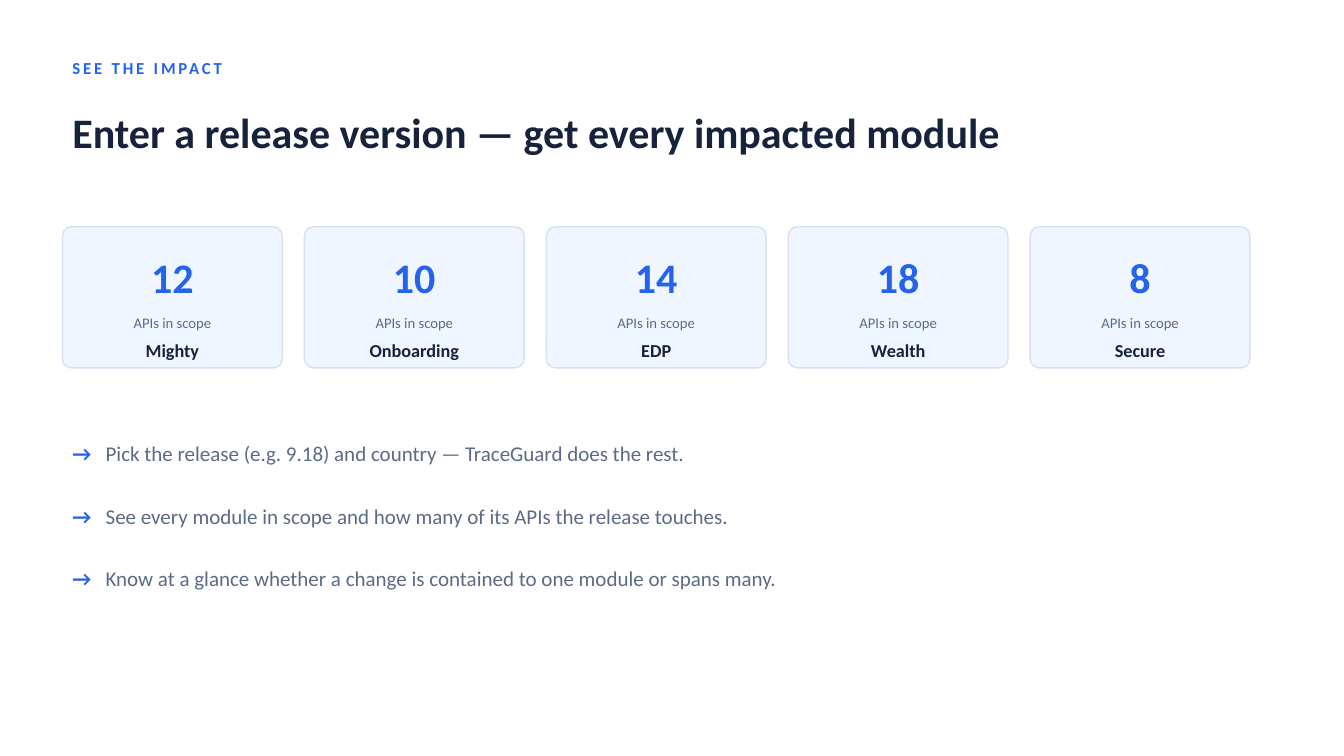
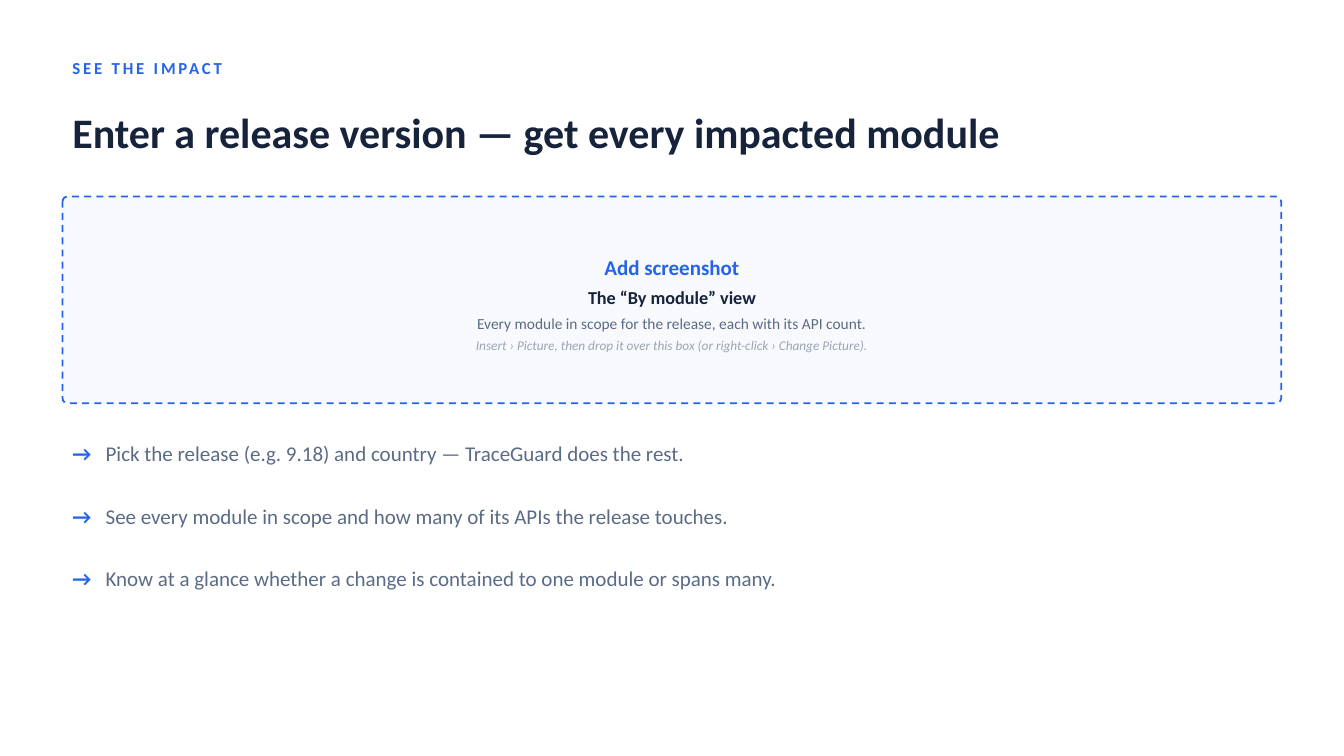
Before and after one commit to arjunramanjanappa/Camel-Routes-API-Tracing, a slide deck: slide 4 of docs/TraceGuard-Executive.pptx. Drawn at 1344x756 pixels with LibreOffice and Linux fonts; fonts in the diff are those of the drawing. Boxes give left, top, right and bottom in pixels: in the first picture for what was removed or moved away, otherwise in the second. Text is boxed around its words. In the diff, an @@ line names an element or a change of style, - is before the commit and + after.

```diff
--- a/docs/TraceGuard-Executive.pptx
+++ b/docs/TraceGuard-Executive.pptx
@@ rounded rectangle added at [63, 197, 1281, 403], fill #F7F9FC, outline #2563EB 1.25 pt dashed @@
@@ rounded rectangle removed at [63, 227, 282, 368] @@
@@ rounded rectangle removed at [304, 227, 524, 368] @@
@@ rounded rectangle removed at [546, 227, 766, 368] @@
@@ rounded rectangle removed at [788, 227, 1008, 368] @@
@@ rounded rectangle removed at [1030, 227, 1250, 368] @@
@@ text removed at [151, 265, 193, 293] @@
-12
@@ text removed at [393, 265, 435, 294] @@
-10
@@ text added at [476, 260, 867, 352], 9.5 pt, text #9AA5B5 @@
+Add screenshot
+The “By module” view
+Every module in scope for the release, each with its API count.
+Insert › Picture, then drop it over this box (or right-click › Change Picture).
@@ text removed at [635, 265, 677, 293] @@
-14
@@ text removed at [877, 264, 919, 294] @@
-18
@@ text removed at [1129, 264, 1150, 294] @@
-8
@@ text removed at [134, 318, 211, 331] @@
-APIs in scope
@@ text removed at [376, 318, 453, 331] @@
-APIs in scope
@@ text removed at [617, 318, 694, 331] @@
-APIs in scope
@@ text removed at [859, 318, 936, 331] @@
-APIs in scope
@@ text removed at [1101, 318, 1178, 331] @@
-APIs in scope
@@ text removed at [146, 344, 199, 360] @@
-Mighty
@@ text removed at [370, 344, 459, 360] @@
-Onboarding
@@ text removed at [641, 345, 671, 357] @@
-EDP
@@ text removed at [871, 344, 925, 357] @@
-Wealth
@@ text removed at [1115, 345, 1165, 357] @@
-Secure
```
Also in this commit, not shown: 3 other slides changed, 1 slide added, 1 slide removed.
